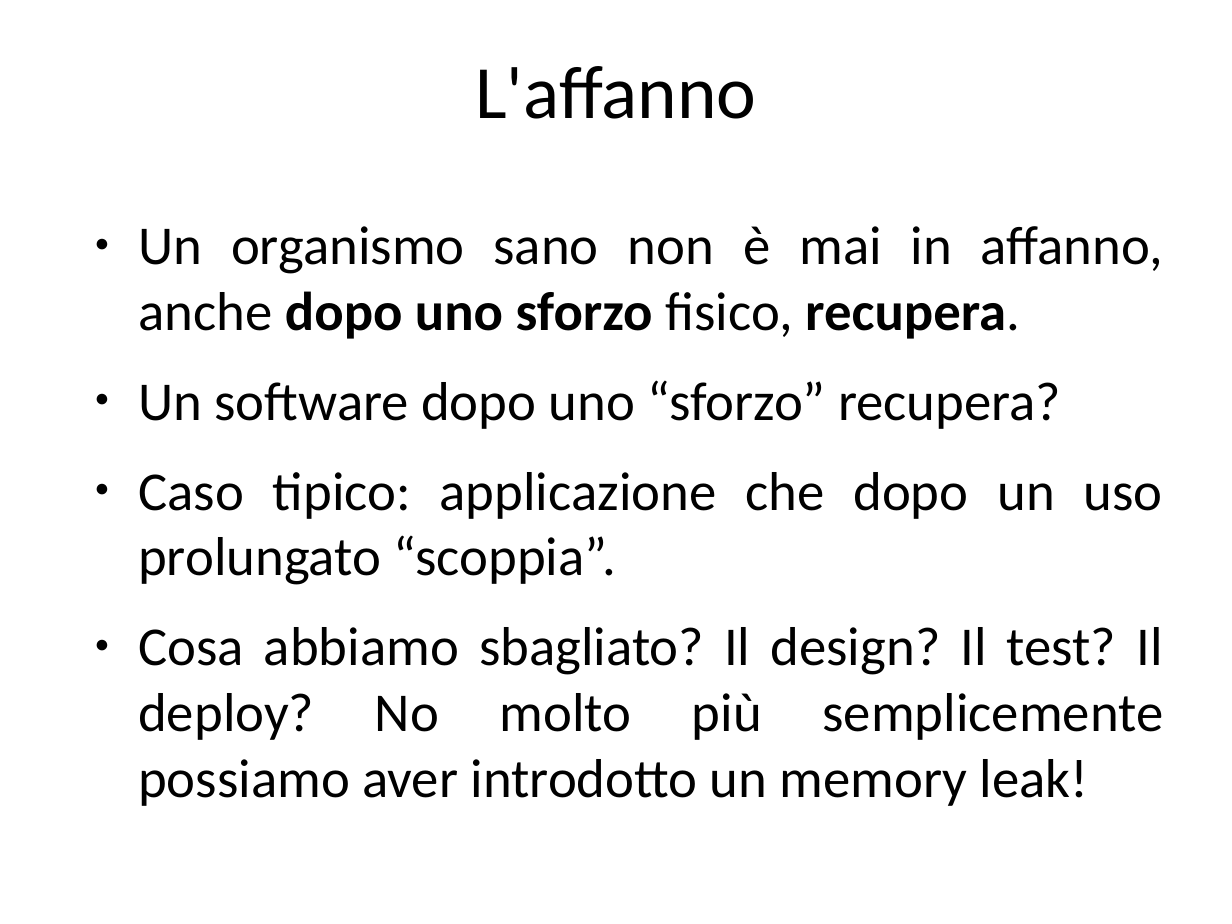
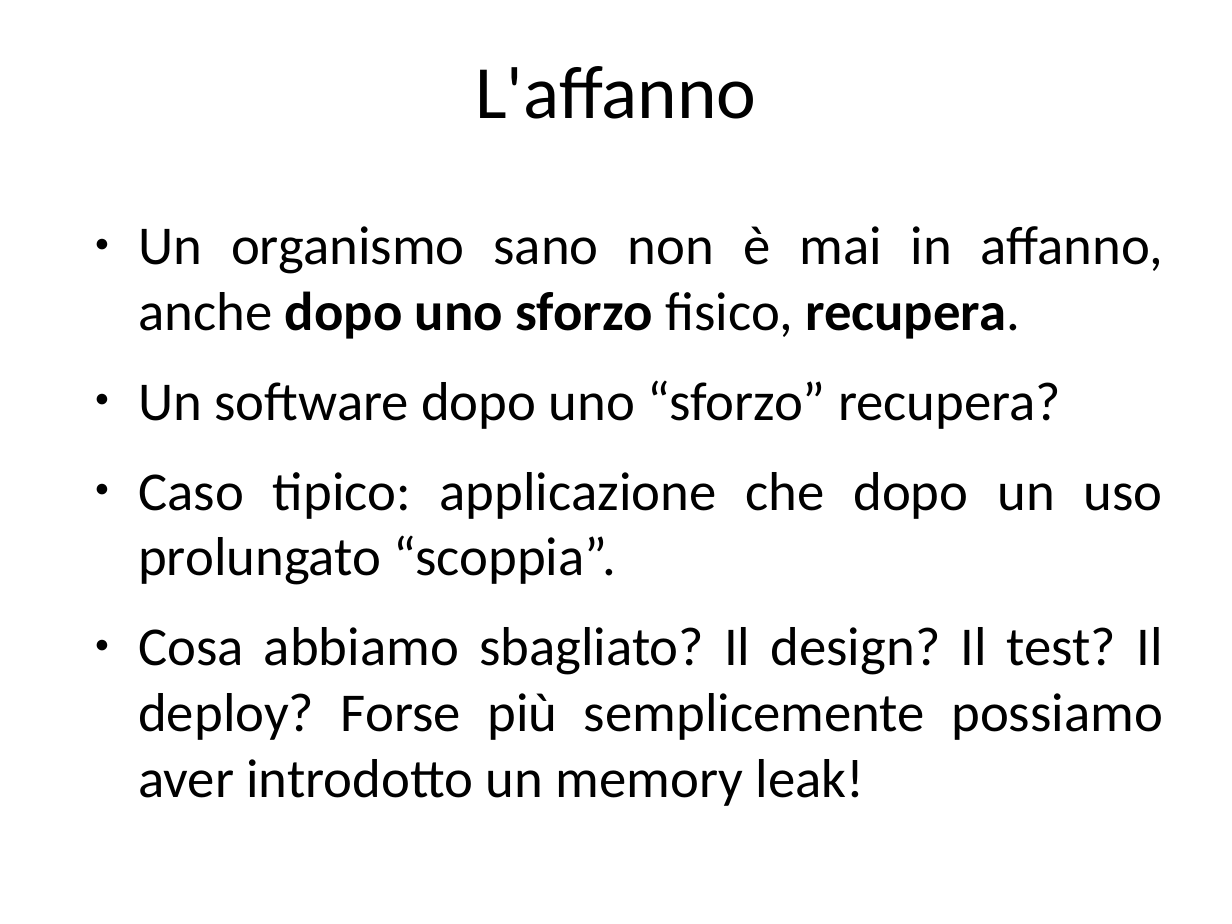
Before and after one commit to guidop/IAD13, a slide deck: slide 14 of La salute del software.odp. Drawn at 1232x924 pixels with LibreOffice and Linux fonts; fonts in the diff are those of the drawing. Boxes give left, top, right and bottom in pixels: in the first picture for what was removed or moved away, otherwise in the second. Text is boxed around its words. In the diff, an @@ line names an element or a change of style, - is before the commit and + after.

Commit message:
"ShouldLeak" + info per demo + slide aggiornate

```diff
--- a/La salute del software.odp
+++ b/La salute del software.odp
@@ text at (138, 627, 1163, 806): text changed @@
-● Cosa abbiamo sbagliato? Il design? Il test? Il deploy? No molto più semplicemente possiamo aver introdotto un memory leak!
+● Cosa abbiamo sbagliato? Il design? Il test? Il deploy? Forse più semplicemente possiamo aver introdotto un memory leak!
```
Also in this commit, not shown: 11 other slides changed, 2 slides added, 2 other files.
